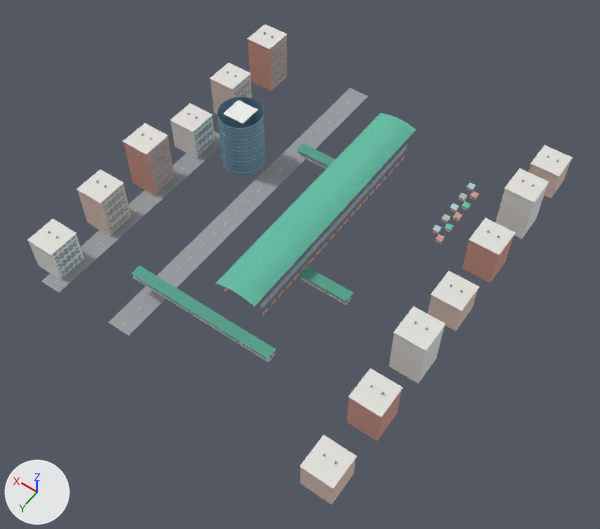
What one commit did to the glTF model assets/photo-stations/5.gltf.
Before and after are seen from a camera (50 mm lens) standing at (-175.0, 267.0, 379.0) and looking at (-3.0, 27.0, 0.0). The axes (+X, +Y, +Z) are drawn at lower left. The lights are the same throughout. The older version comes first. Vertices at exactly the same position are counted once.

Before the edit, the objects in view are built like this:
```python
me_mesh_0 = bpy.data.meshes.new('Mesh_0')
me_mesh_0.from_pydata(...)  # 9352 vertices, 13116 faces; spans x -98.0..120.0, y -125.0..135.0, z 0.0..41.0
me_mesh_0.materials.append(mat_roof)  # green #67c4a9
me_mesh_0.materials.append(mat_roofedge)  # green #54a18b
me_mesh_0.materials.append(mat_roofshine)  # green #6fd1b4
me_mesh_0.materials.append(mat_red)  # pink #d29b8e
me_mesh_0.materials.append(mat_concrete)  # light grey #e3e1dc
me_mesh_0.materials.append(mat_frame)  # light grey #bfc5c4
me_mesh_0.materials.append(mat_brick)  # pink #d79f92
me_mesh_0.materials.append(mat_lightbrick)  # beige #e8cdc1
me_mesh_0.materials.append(mat_glass)  # cyan #a8c7d1
me_mesh_0.materials.append(mat_glassbright)  # pale blue #cfe6e9
me_mesh_0.materials.append(mat_white)  # white #eeefec
me_mesh_0.materials.append(mat_dark)  # grey #8e969a
me_mesh_0.materials.append(mat_asphalt)  # grey #9a9ea0
me_mesh_0.materials.append(mat_line)  # white #f1f0e9
me_mesh_0.materials.append(mat_towerblue)  # blue #73a1b9
me_mesh_0.materials.append(mat_towerbluelight)  # blue #99c7db
me_mesh_0.materials.append(mat_steel)  # grey #acb6bc
me_mesh_0.materials.append(mat_blueroof)  # pale blue #b4cdd5
me_mesh_0.materials.append(mat_shade)  # grey #b7bcb8
ob_station_5_photo_informed_architecture_and_surroundings = bpy.data.objects.new('Station 5 photo-informed architecture and surroundings', me_mesh_0)
ob_station_5_photo_informed_architecture_and_surroundings.location = (0.0, 0.0, 0.0)
```
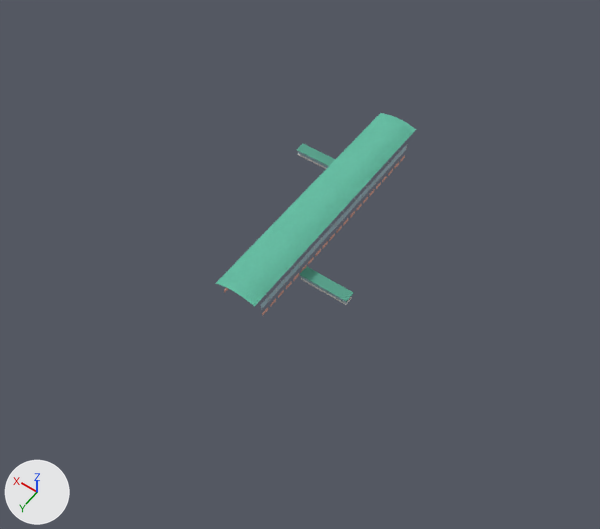
What differs and where, as boxes (x1, y1, x2, y2) in the pictures (600 x 529 px):
'Station 5 photo-informed architecture and surroundings', reshaped (63% narrower, 58% shorter)
    before: (27, 24, 573, 505)
    after: (216, 113, 416, 316)
part 1 of me_mesh_0, deleted
    before: (27, 24, 573, 505)

The change, as a diff of the scene's bpy script:
```diff
--- a/assets/photo-stations/5.gltf.py
+++ b/assets/photo-stations/5.gltf.py
@@ me_mesh_0 @@
 # used by ob_station_5_photo_informed_architecture_and_surroundings; location = (0.0, 0.0, 0.0)
-me_mesh_0.from_pydata(...)  # 9352 vertices, 13116 faces; spans x -98.0..120.0, y -125.0..135.0, z 0.0..41.0
+me_mesh_0.from_pydata(...)  # 1568 vertices, 2304 faces; spans x -44.0..44.0, y -81.0..81.0, z 12.0..32.0
+# me_mesh_0 part 1: 784 loose pieces with 7784 vertices, spanning x -98.0..120.0, y -125.0..135.0, z 0.0..41.0, are deleted
 me_mesh_0.materials.append(mat_roof)
@@ me_mesh_0 @@
 me_mesh_0.materials.append(mat_roofshine)
-me_mesh_0.materials.append(mat_red)  # pink #d29b8e
 me_mesh_0.materials.append(mat_concrete)
@@ me_mesh_0 @@
 me_mesh_0.materials.append(mat_brick)
-me_mesh_0.materials.append(mat_lightbrick)  # beige #e8cdc1
 me_mesh_0.materials.append(mat_glass)
-me_mesh_0.materials.append(mat_glassbright)  # pale blue #cfe6e9
-me_mesh_0.materials.append(mat_white)  # white #eeefec
-me_mesh_0.materials.append(mat_dark)  # grey #8e969a
-me_mesh_0.materials.append(mat_asphalt)  # grey #9a9ea0
-me_mesh_0.materials.append(mat_line)  # white #f1f0e9
-me_mesh_0.materials.append(mat_towerblue)  # blue #73a1b9
-me_mesh_0.materials.append(mat_towerbluelight)  # blue #99c7db
 me_mesh_0.materials.append(mat_steel)
-me_mesh_0.materials.append(mat_blueroof)  # pale blue #b4cdd5
-me_mesh_0.materials.append(mat_shade)  # grey #b7bcb8
```
